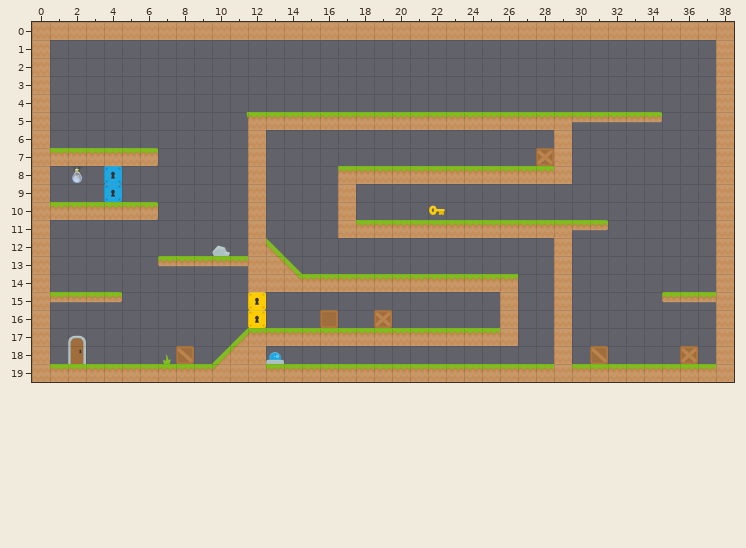
Two states of a Tiled map, levels/loop.tmx. Above: the version before the commit.
Cells are 50x50 px. Shown: x 0..38, y 0..19.
Now the later version:
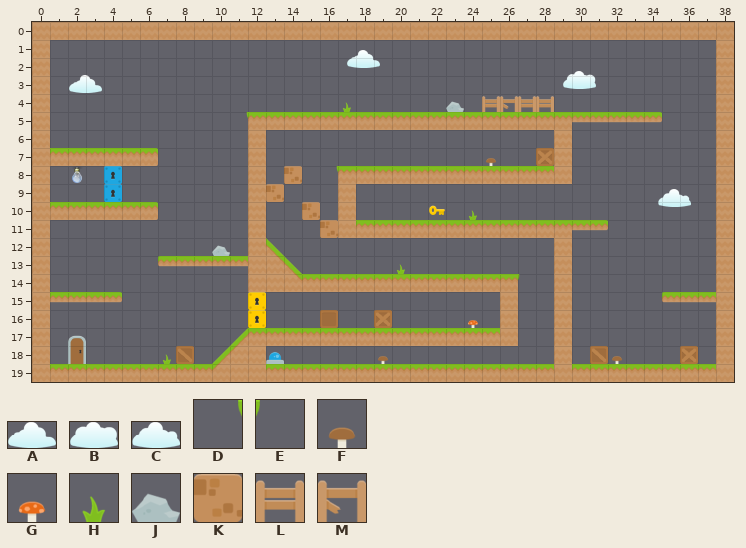
Key: from "cloud": A 0, B 1, C 2; from "grass": D 15, E 16; from "items": F 37, G 38, H 39, J 41; from "misc": K 0, L 7, M 8.
_ is an empty cell.
Objects are placed by their top-left corner, in cells (3,4 is the top-left corner of cell 3,4); size is 1x1 cell unless given.
From old to new:
Layer "Clouds" (added):
A new object: A at 17.5,1.6 size 1.9x1.
A new object: B at 29.5,2.7 size 1.9x1.
A new object: A at 2,3 size 1.9x1.
A new object: C at 34.8,9.3 size 1.9x1.
Layer "Background":
Tile D is added in row 8 at x 16.
Tile E is added in row 14 at x 27.
Tile F is added in row 7 at x 25; in row 18 at x 19 and 32.
Tile G is added in row 16 at x 24.
Tile H is added in row 4 at x 17; in row 10 at x 24; in row 13 at x 20.
Tile J is added in row 4 at x 23.
Tile K is added in row 8 at x 14; in row 9 at x 13; in row 10 at x 15; in row 11 at x 16.
Tile L is added in row 4 at x 25 and 27 to 28.
Tile M is added in row 4 at x 26.
